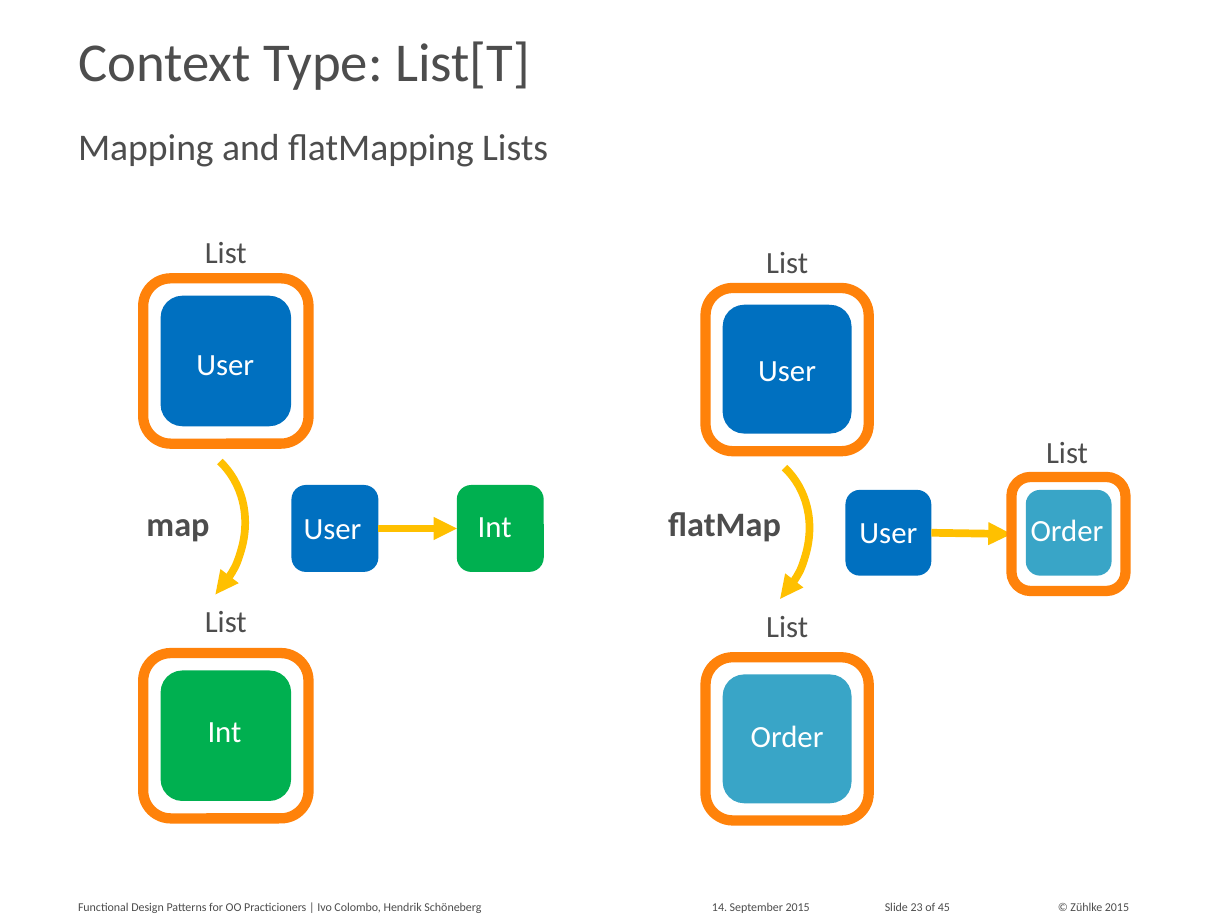
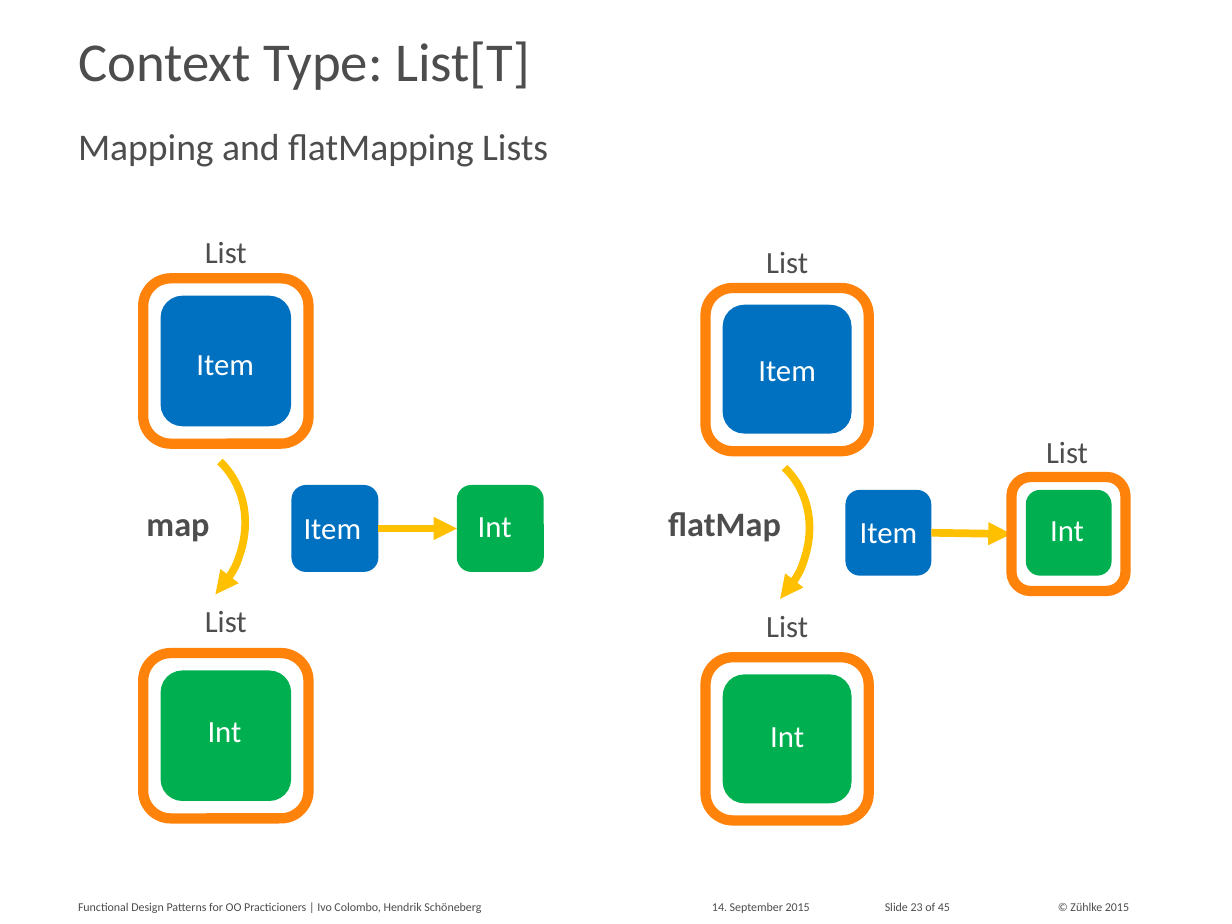
Before and after one commit to aax/zdays-fp-patterns, a slide deck: slide 23 of Functional Design Patterns for OO Practitioners.pptx. Drawn at 1232x924 pixels with LibreOffice and Linux fonts; fonts in the diff are those of the drawing. Boxes give left, top, right and bottom in pixels: in the first picture for what was removed or moved away, otherwise in the second. Text is boxed around its words. In the diff, an @@ line names an element or a change of style, - is before the commit and + after.

```diff
--- a/Functional Design Patterns for OO Practitioners.pptx
+++ b/Functional Design Patterns for OO Practitioners.pptx
@@ text at (196, 355, 254, 376): text changed @@
-User
+Item
@@ text at (758, 361, 816, 382): text changed @@
-User
+Item
@@ rounded rectangle at (1026, 490, 1112, 577): fill #39A5C7 to #00B050 @@
@@ text at (304, 519, 362, 540): text changed @@
-User
+Item
@@ text at (860, 523, 918, 544): text changed @@
-User
+Item
@@ text at (1050, 521, 1084, 542): text changed @@
-Order
+Int
@@ rounded rectangle at (723, 674, 853, 803): fill #39A5C7 to #00B050 @@
@@ text at (770, 727, 804, 748): text changed @@
-Order
+Int
```
Also in this commit, not shown: 20 other slides changed, 1 other file.
